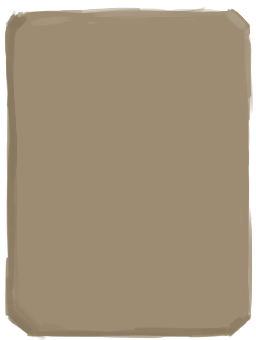
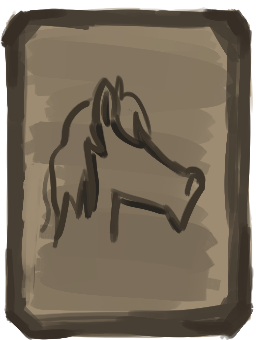
Layered file, before and after one edit (w=256, h=340). Changes by layer:
added layer "Paint Layer 5" above "Paint Layer 6" over [4,64,251,256]
added layer "Paint Layer 6" above "Background" over [64,64,251,256]
added layer "Paint Layer 3" above "Paint Layer 1" over [0,8,254,340]
painted on "Paint Layer 1" over [0,8,254,340]
